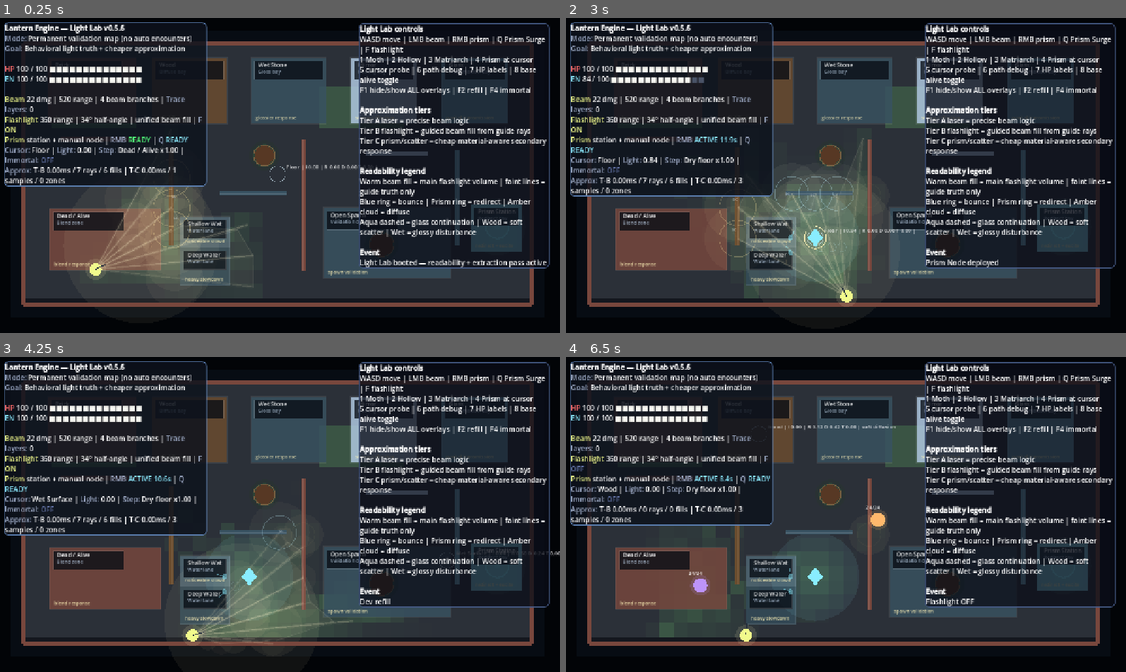
Above: before the commit, frames 1-4 (two rows, left to right).
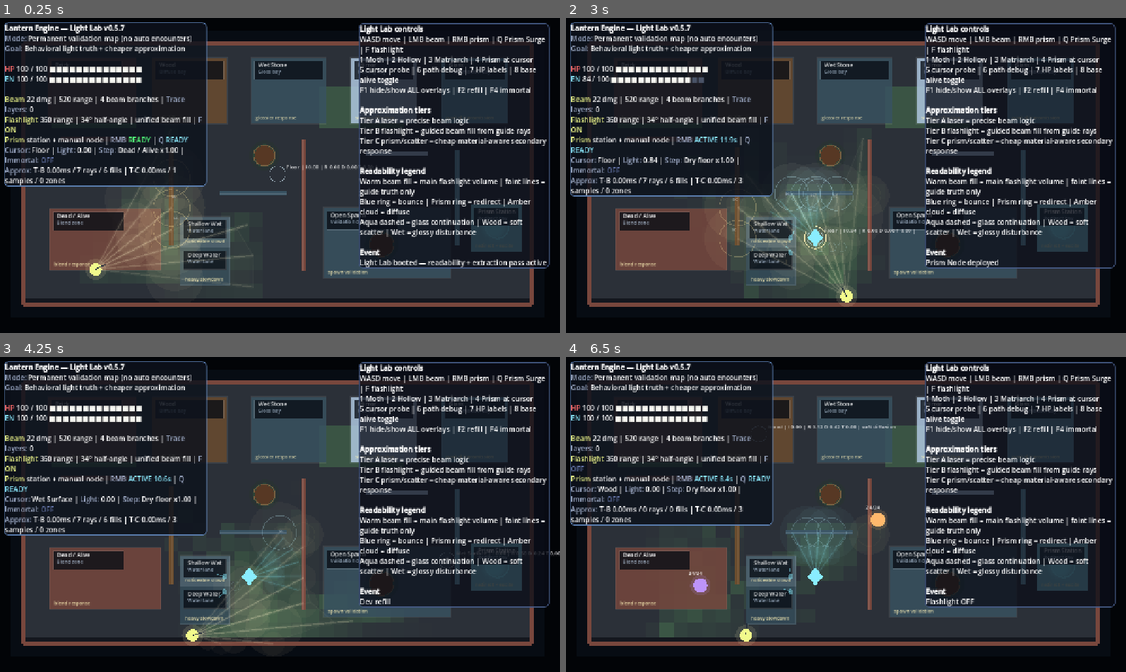
Above: after the commit, the same moments.

Repository: Nopppa/lantern-engine
Game: Godot game, scene res://scenes/main.tscn
Same seed, same stepped clock (60 frames per second), same inputs: the game is played once before the commit and once after it.
Inputs (mouse positions are in pixels of both pictures, inside the frame that each line leads up to):
- Up to frame 1 (0.25 s): no input
- Up to frame 2 (3 s): tap Enter (ui_accept) at 0.5, 0.77, 1.52, 2 s; move the mouse to (969, 159) at 0.52 s; hold D (move_right) 0.53-1.28 s; click (969, 159) at 0.6 s; move the mouse to (728, 191) at 1.27 s; hold S (move_down) 1.28-2.03 s; tap Q (cast_prism_surge) at 1.35 s; move the mouse to (902, 103) at 2.02 s; hold D (move_right) 2.03-2.78 s; tap E (interact) at 2.1 s; move the mouse to (818, 238) at 2.77 s; hold R (grant_upgrade) from 2.78 s (still down); right-click (818, 238) at 2.85 s
- Up to frame 3 (4.25 s): tap Enter (ui_accept) at 3.02, 3.77 s; move the mouse to (448, 561) at 3.52 s; release R (grant_upgrade) at 3.53 s; hold A (move_left) from 3.53 s (still down); tap Q (quick_refill) at 3.6 s
- Up to frame 4 (6.5 s): move the mouse to (672, 464) at 4.27 s; tap 2 (spawn_hollow) at 4.35 s; tap Enter (ui_accept) at 4.52, 6.02 s; move the mouse to (874, 514) at 5.02 s; release A (move_left) at 5.03 s; hold S (move_down) 5.03-5.78 s; tap 1 (spawn_moth) at 5.1 s; move the mouse to (756, 432) at 5.77 s; hold D (move_right) from 5.78 s (still down); tap F (toggle_flashlight) at 5.85 s

The runs differ from the first frame. In frame 1, less than 0.1% of the frame differs, in the area x 21-30%, y 2-60%; in frame 2, 0.5%; in frame 3, 0.5%; in frame 4, 1.4%, in the area x 21-51%, y 2-81%.

Commit message:
v0.5.7: fix flashlight fan, remove beam orb, unify prism light with traced rules
- Removed large lit zone orb at flashlight base (was radius 176 zone at player_pos + facing * 116)
- Reduced flashlight fill polygon alpha from 0.06 to 0.024 so overlapping fan triangle slices no longer accumulate into visible brighter fan ribs; beam now reads as one unified volume
- Generalized FlashlightVisuals._build_source_trace() so prism sources now use the exact same traced/bounced/material-aware light path logic as the flashlight instead of only cheap radial secondary approximation
- Added prism_visual_segments/zones/fills arrays to Light Lab scene, refreshed on Tier C cadence for both manual prism node and fixed prism stations
- Updated _is_in_prism_light and _light_intensity_at to query traced prism segments/zones instead of simple distance checks
- Updated _build_lit_zones to use traced prism data instead of fixed radial zones
- Added _draw_prism_trace() for rendering prism fills/segments/zones with the same visual language as flashlight
- Applied same fill alpha reduction to run_scene.gd flashlight fills

Diff:
--- a/scripts/gameplay/flashlight_visuals.gd
+++ b/scripts/gameplay/flashlight_visuals.gd
@@ -9,9 +9,40 @@
 static func build_visual_trace(lab) -> Dictionary:
 	if not lab.flashlight_on:
 		return {"segments": [], "zones": [], "debug_points": [], "fills": [], "perf": {}}
-	var config := LightApproximation.config_for_source("flashlight")
-	var ray_count: int = int(config.get("guide_rays", 9))
-	var previous_frontier: Dictionary = lab.approx_flashlight_frontier
+	return _build_source_trace(lab, {
+		"source_type": "flashlight",
+		"origin": lab.player_pos,
+		"direction": lab.facing,
+		"range": lab.flashlight_range,
+		"half_angle_deg": lab.flashlight_half_angle,
+		"guide_rays": int(LightApproximation.config_for_source("flashlight").get("guide_rays", 9)),
+		"center_intensity": 0.96,
+		"edge_intensity": 0.42,
+		"use_frontier_smoothing": true,
+		"previous_frontier": lab.approx_flashlight_frontier,
+		"source_anchor": lab.player_pos
+	})
+
+static func build_prism_visual_trace(lab, source_origin: Vector2, source_direction: Vector2, previous_frontier: Dictionary = {}) -> Dictionary:
+	return _build_source_trace(lab, {
+		"source_type": "prism",
+		"origin": source_origin,
+		"direction": source_direction,
+		"range": 118.0,
+		"half_angle_deg": 32.0,
+		"guide_rays": 5,
+		"center_intensity": 0.78,
+		"edge_intensity": 0.54,
+		"use_frontier_smoothing": false,
+		"previous_frontier": previous_frontier,
+		"source_anchor": source_origin
+	})
+
+static func _build_source_trace(lab, options: Dictionary) -> Dictionary:
+	var source_type := String(options.get("source_type", "flashlight"))
+	var config := LightApproximation.config_for_source(source_type)
+	var ray_count: int = int(options.get("guide_rays", int(config.get("guide_rays", 9))))
+	var previous_frontier: Dictionary = options.get("previous_frontier", {})
 	var max_bounces: int = 1
 	var segments: Array = []
 	var zones: Array = []
@@ -19,16 +50,20 @@
 	var debug_points: Array = []
 	var primary_frontier: Array = []
 	var trace_count := 0
-	var base_angle: float = lab.facing.angle()
-	var cone_angle: float = deg_to_rad(lab.flashlight_half_angle)
+	var base_angle: float = Vector2(options.get("direction", Vector2.RIGHT)).angle()
+	var cone_angle: float = deg_to_rad(float(options.get("half_angle_deg", 32.0)))
+	var trace_origin: Vector2 = Vector2(options.get("origin", lab.player_pos))
+	var source_anchor: Vector2 = Vector2(options.get("source_anchor", trace_origin))
+	var center_intensity: float = float(options.get("center_intensity", 0.96))
+	var edge_intensity: float = float(options.get("edge_intensity", 0.42))
 	for i in range(ray_count):
-		var t: float = 0.0 if ray_count <= 1 else float(i) / float(ray_count - 1)
+		var t: float = 0.5 if ray_count <= 1 else float(i) / float(ray_count - 1)
 		var angle: float = lerpf(base_angle - cone_angle, base_angle + cone_angle, t)
 		var edge_ratio: float = absf(t * 2.0 - 1.0)
-		var origin: Vector2 = lab.player_pos
+		var origin: Vector2 = trace_origin
 		var direction: Vector2 = Vector2.RIGHT.rotated(angle)
-		var intensity: float = lerpf(0.42, 0.96, pow(1.0 - edge_ratio, 1.18))
-		var remaining: float = lab.flashlight_range
+		var intensity: float = lerpf(edge_intensity, center_intensity, pow(1.0 - edge_ratio, 1.18))
+		var remaining: float = float(options.get("range", lab.flashlight_range))
 		var bounce_index: int = 0
 		var frontier_point: Vector2 = origin + direction * min(remaining, 48.0)
 		while remaining > 14.0 and intensity > 0.055 and bounce_index <= max_bounces:
@@ -43,7 +78,8 @@
 					"kind": "primary",
 					"material_id": "open",
 					"bounce_index": bounce_index,
-					"sample": t
+					"sample": t,
+					"source_type": source_type
 				})
 				frontier_point = end_point
 				if _crosses_material_patch(lab, origin, end_point, "wood"):
@@ -53,7 +89,8 @@
 						"radius": 34.0 + 28.0 * intensity,
 						"strength": 0.08 + intensity * 0.10,
 						"material_id": "wood",
-						"kind": "wood_floor_glow"
+						"kind": "wood_floor_glow",
+						"source_type": source_type
 					})
 				break
 			var hit_point: Vector2 = hit["point"]
@@ -66,13 +103,15 @@
 				"kind": "primary",
 				"material_id": String(hit.get("material_id", "brick")),
 				"bounce_index": bounce_index,
-				"sample": t
+				"sample": t,
+				"source_type": source_type
 			})
 			debug_points.append({
 				"point": hit_point,
 				"material_id": String(hit.get("material_id", "brick")),
 				"intensity": intensity,
-				"bounce_index": bounce_index
+				"bounce_index": bounce_index,
+				"source_type": source_type
 			})
 			remaining -= travel
 			if remaining <= 10.0:
@@ -84,17 +123,19 @@
 					"radius": 18.0 + 16.0 * intensity,
 					"strength": 0.04 + intensity * 0.07,
 					"material_id": material_id,
-					"kind": "block"
+					"kind": "block",
+					"source_type": source_type
 				})
 				break
-			var response: Dictionary = LightResponseModel.response(material_id, "flashlight", intensity, direction, Vector2(hit["normal"]))
+			var response: Dictionary = LightResponseModel.response(material_id, source_type, intensity, direction, Vector2(hit["normal"]))
 			if float(response["diffusion"]) * intensity > 0.03:
 				zones.append({
 					"pos": hit_point,
 					"radius": float(response["diffuse_radius"]),
 					"strength": float(response["diffusion"]) * intensity,
 					"material_id": material_id,
-					"kind": "diffuse"
+					"kind": "diffuse",
+					"source_type": source_type
 				})
 			if material_id == "wood":
 				var scatter_dir: Vector2 = Vector2(response["reflect_dir"]).lerp(direction, 0.68).normalized()
@@ -107,7 +148,8 @@
 						"kind": "scatter",
 						"material_id": material_id,
 						"bounce_index": bounce_index + 1,
-						"sample": t
+						"sample": t,
+						"source_type": source_type
 					})
 			elif material_id == "wet":
 				var wet_segment := LightSurfaceResolver._clip_secondary_branch(lab, hit_point, Vector2(response["reflect_dir"]), remaining * 0.20, material_id, false)
@@ -119,7 +161,8 @@
 						"kind": "disturb",
 						"material_id": material_id,
 						"bounce_index": bounce_index + 1,
-						"sample": t
+						"sample": t,
+						"source_type": source_type
 					})
 			elif material_id == "mirror":
 				var mirror_segment := LightSurfaceResolver._clip_secondary_branch(lab, hit_point, Vector2(response["reflect_dir"]), remaining * 0.26, material_id, false)
@@ -131,7 +174,8 @@
 						"kind": "reflect",
 						"material_id": material_id,
 						"bounce_index": bounce_index + 1,
-						"sample": t
+						"sample": t,
+						"source_type": source_type
 					})
 			var continued: bool = false
 			if float(response["transmission"]) * intensity > float(response["branch_min"]):
@@ -145,7 +189,8 @@
 						"material_id": material_id,
 						"bounce_index": bounce_index,
 						"sample": t,
-						"blocked": transmit_segment.get("blocked", false)
+						"blocked": transmit_segment.get("blocked", false),
+						"source_type": source_type
 					})
 				direction = Vector2(response["transmit_dir"]).normalized()
 				origin = hit_point + direction * lab.BEAM_OFFSET
@@ -162,8 +207,9 @@
 			if not continued:
 				break
 		primary_frontier.append(frontier_point)
-	primary_frontier = LightStability.smooth_frontier(lab.player_pos, primary_frontier, previous_frontier, float(config.get("envelope_smoothing", 0.35)))
-	fills = _build_beam_fills(lab.player_pos, primary_frontier, config)
+	if bool(options.get("use_frontier_smoothing", true)):
+		primary_frontier = LightStability.smooth_frontier(source_anchor, primary_frontier, previous_frontier, float(config.get("envelope_smoothing", 0.35)))
+	fills = _build_beam_fills(source_anchor, primary_frontier, config)
 	var new_frontier: Dictionary = {}
 	for i in range(primary_frontier.size()):
 		new_frontier[LightStability.stable_frontier_key(Vector2(primary_frontier[i]), i)] = primary_frontier[i]
--- a/scripts/light_lab_scene.gd
+++ b/scripts/light_lab_scene.gd
@@ -11,7 +11,7 @@
 const FlashlightVisuals = preload("res://scripts/gameplay/flashlight_visuals.gd")
 const LightApproximation = preload("res://scripts/gameplay/light_approximation.gd")
 
-const LAB_LABEL := "Light Lab v0.5.6"
+const LAB_LABEL := "Light Lab v0.5.7"
 const CELL_SIZE := 32.0
 const PROBE_RADIUS := 18.0
 
@@ -27,10 +27,15 @@
 var flashlight_visual_zones: Array = []
 var flashlight_visual_debug_points: Array = []
 var flashlight_visual_fills: Array = []
+var prism_visual_segments: Array = []
+var prism_visual_zones: Array = []
+var prism_visual_debug_points: Array = []
+var prism_visual_fills: Array = []
 var dead_alive_cells: Array = []
 var approx_refresh_timer := 999.0
 var approx_state := {}
 var approx_flashlight_frontier := {}
+var approx_prism_frontiers := {}
 var approx_secondary_sample_order := {}
 var perf_snapshot := {
 	"secondary": {},
@@ -80,6 +85,7 @@
 		tree_trunks.append(trunk.duplicate(true))
 	approx_state = {}
 	approx_flashlight_frontier = {}
+	approx_prism_frontiers = {}
 	approx_secondary_sample_order = {}
 	approx_refresh_timer = 999.0
 
@@ -155,6 +161,25 @@
 		secondary_debug_points = secondary.get("debug_points", [])
 		perf_snapshot["secondary"] = secondary.get("perf", {})
 		perf_snapshot["tier_c_ms"] = (Time.get_ticks_usec() - t0) / 1000.0
+		prism_visual_segments = []
+		prism_visual_zones = []
+		prism_visual_debug_points = []
+		prism_visual_fills = []
+		if prism_node:
+			var prism_vis := FlashlightVisuals.build_prism_visual_trace(self, prism_node.position, facing, approx_prism_frontiers.get("manual", {}))
+			prism_visual_segments.append_array(prism_vis.get("segments", []))
+			prism_visual_zones.append_array(prism_vis.get("zones", []))
+			prism_visual_debug_points.append_array(prism_vis.get("debug_points", []))
+			prism_visual_fills.append_array(prism_vis.get("fills", []))
+			approx_prism_frontiers["manual"] = prism_vis.get("frontier", {})
+		for prism_station: Dictionary in prism_stations:
+			var station_key := "station_%d_%d" % [int(prism_station["pos"].x), int(prism_station["pos"].y)]
+			var station_vis := FlashlightVisuals.build_prism_visual_trace(self, prism_station["pos"], Vector2.LEFT, approx_prism_frontiers.get(station_key, {}))
+			prism_visual_segments.append_array(station_vis.get("segments", []))
+			prism_visual_zones.append_array(station_vis.get("zones", []))
+			prism_visual_debug_points.append_array(station_vis.get("debug_points", []))
+			prism_visual_fills.append_array(station_vis.get("fills", []))
+			approx_prism_frontiers[station_key] = station_vis.get("frontier", {})
 	if tier_b_due:
 		var t1 := Time.get_ticks_usec()
 		var flashlight_visuals := FlashlightVisuals.build_visual_trace(self)
@@ -214,6 +239,10 @@
 	flashlight_visual_zones.clear()
 	flashlight_visual_debug_points.clear()
 	flashlight_visual_fills.clear()
+	prism_visual_segments.clear()
+	prism_visual_zones.clear()
+	prism_visual_debug_points.clear()
+	prism_visual_fills.clear()
 	player_hp = player_max_hp
 	energy = max_energy
 	player_pos = Vector2(228, 576)
@@ -228,6 +257,7 @@
 	_build_light_lab()
 	approx_state = {}
 	approx_flashlight_frontier = {}
+	approx_prism_frontiers = {}
 	approx_secondary_sample_order = {}
 	approx_refresh_timer = 999.0
 	last_event = "Light Lab reset"
@@ -328,6 +358,10 @@
 		intensity = max(intensity, _segment_intensity(segment["a"], segment["b"], pos, 32.0 if String(segment.get("kind", "primary")) == "primary" else 26.0, float(segment["intensity"]) * (0.9 if String(segment.get("kind", "primary")) == "primary" else 0.7)))
 	for zone: Dictionary in flashlight_visual_zones:
 		intensity = max(intensity, _radial_intensity(zone["pos"], pos, zone["radius"], float(zone["strength"])))
+	for segment: Dictionary in prism_visual_segments:
+		intensity = max(intensity, _segment_intensity(segment["a"], segment["b"], pos, 28.0 if String(segment.get("kind", "primary")) == "primary" else 24.0, float(segment["intensity"]) * (0.85 if String(segment.get("kind", "primary")) == "primary" else 0.65)))
+	for zone: Dictionary in prism_visual_zones:
+		intensity = max(intensity, _radial_intensity(zone["pos"], pos, zone["radius"], float(zone["strength"])))
 	for segment: Dictionary in beam_segments:
 		intensity = max(intensity, _segment_intensity(segment["a"], segment["b"], pos, 42.0, float(segment["intensity"])))
 	for diffuse: Dictionary in diffuse_zones:
@@ -336,20 +370,17 @@
 		intensity = max(intensity, _segment_intensity(segment["a"], segment["b"], pos, 38.0, float(segment["intensity"])))
 	for zone: Dictionary in secondary_light_zones:
 		intensity = max(intensity, _radial_intensity(zone["pos"], pos, zone["radius"], zone["strength"]))
-	for prism_station: Dictionary in prism_stations:
-		intensity = max(intensity, _radial_intensity(prism_station["pos"], pos, 64.0, 0.42))
-	if prism_node:
-		intensity = max(intensity, _radial_intensity(prism_node.position, pos, 100.0, 0.66))
 	return clampf(intensity, 0.0, 1.0)
 
 func _is_in_flashlight_cone(pos: Vector2) -> bool:
 	return _light_intensity_at(pos) > 0.12 and flashlight_on
 
 func _is_in_prism_light(pos: Vector2) -> bool:
-	if prism_node and prism_node.position.distance_to(pos) <= 100.0:
-		return true
-	for prism_station: Dictionary in prism_stations:
-		if prism_station["pos"].distance_to(pos) <= 64.0:
+	for segment: Dictionary in prism_visual_segments:
+		if _segment_intensity(segment["a"], segment["b"], pos, 28.0, float(segment["intensity"])) > 0.12:
+			return true
+	for zone: Dictionary in prism_visual_zones:
+		if _radial_intensity(zone["pos"], pos, zone["radius"], float(zone["strength"])) > 0.12:
 			return true
 	return false
 
@@ -371,8 +402,6 @@
 
 func _build_lit_zones() -> Array:
 	var zones: Array = []
-	if flashlight_on:
-		zones.append({"pos": player_pos + facing * 116.0, "radius": 176.0, "color": Color(1.0, 0.95, 0.72, 0.06), "layer": 0})
 	for segment: Dictionary in flashlight_visual_segments:
 		zones.append({"pos": Vector2(segment["a"]).lerp(Vector2(segment["b"]), 0.5), "radius": max(Vector2(segment["a"]).distance_to(Vector2(segment["b"])) * 0.18, 24.0), "color": Color(1.0, 0.92, 0.72, 0.028 + 0.035 * float(segment["intensity"])), "layer": 0})
 	for zone: Dictionary in flashlight_visual_zones:
@@ -388,10 +417,10 @@
 	for zone: Dictionary in secondary_light_zones:
 		var zone_color: Color = _secondary_zone_color(zone)
 		zones.append({"pos": zone["pos"], "radius": zone["radius"], "color": Color(zone_color.r, zone_color.g, zone_color.b, 0.038 * float(zone["strength"]) + 0.02), "layer": int(zone.get("layer", 1))})
-	if prism_node:
-		zones.append({"pos": prism_node.position, "radius": 100.0, "color": Color(PRISM_COLOR.r, PRISM_COLOR.g, PRISM_COLOR.b, 0.08), "layer": 0})
-	for prism_station: Dictionary in prism_stations:
-		zones.append({"pos": prism_station["pos"], "radius": 64.0, "color": Color(PRISM_COLOR.r, PRISM_COLOR.g, PRISM_COLOR.b, 0.06), "layer": 0})
+	for segment: Dictionary in prism_visual_segments:
+		zones.append({"pos": Vector2(segment["a"]).lerp(Vector2(segment["b"]), 0.5), "radius": max(Vector2(segment["a"]).distance_to(Vector2(segment["b"])) * 0.16, 22.0), "color": Color(PRISM_COLOR.r, PRISM_COLOR.g, PRISM_COLOR.b, 0.024 + 0.028 * float(segment["intensity"])), "layer": 0})
+	for zone: Dictionary in prism_visual_zones:
+		zones.append({"pos": zone["pos"], "radius": zone["radius"], "color": Color(PRISM_COLOR.r, PRISM_COLOR.g, PRISM_COLOR.b, 0.020 + 0.026 * float(zone["strength"])), "layer": 0})
 	return zones
 
 func _update_ui() -> void:
@@ -495,6 +524,7 @@
 	for patch: Dictionary in surface_patches:
 		_draw_sign_patch(patch)
 	_draw_flashlight_trace()
+	_draw_prism_trace()
 	_draw_primary_beam_segments()
 	_draw_secondary_overlays()
 	if beam_debug_enabled and not ui_overlays_hidden:
@@ -525,8 +555,8 @@
 	for fill: Dictionary in flashlight_visual_fills:
 		var points: PackedVector2Array = fill["points"]
 		var strength: float = float(fill.get("strength", 1.0))
-		draw_colored_polygon(points, Color(1.0, 0.94, 0.72, 0.060 * strength))
-		draw_polyline(points, Color(1.0, 0.98, 0.84, 0.11 * strength), 1.2, true)
+		draw_colored_polygon(points, Color(1.0, 0.94, 0.72, 0.024 * strength))
+		draw_polyline(points, Color(1.0, 0.98, 0.84, 0.048 * strength), 1.2, true)
 	for zone: Dictionary in flashlight_visual_zones:
 		var kind := String(zone.get("kind", "diffuse"))
 		var zone_color := Color(1.0, 0.90, 0.62, 0.08 * float(zone["strength"]))
@@ -581,6 +611,56 @@
 			var label := "FX" if kind == "reflect" else ("TX" if kind == "transmit" else "SC")
 			draw_string(ThemeDB.fallback_font, a.lerp(b, 0.5) + Vector2(-8, -8), label, HORIZONTAL_ALIGNMENT_LEFT, 28.0, 9, Color(1, 1, 1, 0.65))
 
+func _draw_prism_trace() -> void:
+	for fill: Dictionary in prism_visual_fills:
+		var points: PackedVector2Array = fill["points"]
+		var strength: float = float(fill.get("strength", 1.0))
+		draw_colored_polygon(points, Color(PRISM_COLOR.r, PRISM_COLOR.g, PRISM_COLOR.b, 0.020 * strength))
+		draw_polyline(points, Color(PRISM_COLOR.r, PRISM_COLOR.g, PRISM_COLOR.b, 0.042 * strength), 1.2, true)
+	for zone: Dictionary in prism_visual_zones:
+		var kind := String(zone.get("kind", "diffuse"))
+		var zone_color := Color(PRISM_COLOR.r, PRISM_COLOR.g, PRISM_COLOR.b, 0.06 * float(zone["strength"]))
+		if String(zone.get("material_id", "")) == "glass":
+			zone_color = Color(0.68, 0.94, 1.0, 0.05 * float(zone["strength"]))
+		elif String(zone.get("material_id", "")) == "wet":
+			zone_color = Color(0.72, 0.93, 1.0, 0.06 * float(zone["strength"]))
+		draw_circle(zone["pos"], zone["radius"], zone_color)
+		if kind != "block":
+			draw_arc(zone["pos"], float(zone["radius"]) * 0.56, 0.0, TAU, 20, Color(zone_color.r, zone_color.g, zone_color.b, 0.18 + 0.14 * float(zone["strength"])), 1.6)
+	for segment: Dictionary in prism_visual_segments:
+		var a: Vector2 = segment["a"]
+		var b: Vector2 = segment["b"]
+		var intensity: float = float(segment["intensity"])
+		var kind := String(segment.get("kind", "primary"))
+		var material_id := String(segment.get("material_id", "open"))
+		var tint := Color(PRISM_COLOR.r, PRISM_COLOR.g, PRISM_COLOR.b, 1.0)
+		var width := 3.6
+		if kind == "transmit":
+			tint = Color(0.66, 0.94, 1.0, 1.0)
+			width = 2.8
+		elif kind == "reflect":
+			tint = Color(PRISM_COLOR.r * 1.05, PRISM_COLOR.g * 0.96, PRISM_COLOR.b, 1.0)
+			width = 3.2
+		elif kind == "scatter":
+			tint = Color(0.72, 0.88, 1.0, 1.0)
+			width = 2.4
+		elif kind == "disturb":
+			tint = Color(0.74, 0.94, 1.0, 1.0)
+			width = 2.2
+		var is_primary := kind == "primary"
+		draw_line(a, b, Color(tint.r, tint.g, tint.b, (0.028 if is_primary else 0.06) * intensity), 9.0 if is_primary else 10.0)
+		draw_line(a, b, Color(tint.r, tint.g, tint.b, (0.07 if is_primary else 0.16) * intensity), 4.8 if is_primary else 6.0)
+		draw_line(a, b, Color(tint.r, tint.g, tint.b, (0.20 if is_primary else 0.50) * intensity), 2.0 if is_primary else width)
+		if kind == "transmit":
+			var distance: float = a.distance_to(b)
+			var steps: int = max(2, int(distance / 24.0))
+			for i in range(steps):
+				if i % 2 == 0:
+					continue
+				var da: Vector2 = a.lerp(b, float(i) / float(steps))
+				var db: Vector2 = a.lerp(b, min(1.0, float(i) / float(steps) + 0.08))
+				draw_line(da, db, Color(1.0, 1.0, 1.0, 0.32 * intensity), 1.3)
+
 func _draw_sign_patch(patch: Dictionary) -> void:
 	var rect: Rect2 = patch["rect"]
 	var sign_rect := Rect2(rect.position + Vector2(8, 8), Vector2(min(rect.size.x - 16.0, 160.0), 42.0))
--- a/scripts/run_scene.gd
+++ b/scripts/run_scene.gd
@@ -592,8 +592,8 @@
 		draw_line(prism_node.position, prism_node.position + prism_preview_dir * 46.0, Color(PRISM_COLOR.r, PRISM_COLOR.g, PRISM_COLOR.b, 0.4), 2.0)
 	if flashlight_on:
 		for tri: PackedVector2Array in flashlight_visual_fill:
-			draw_colored_polygon(tri, Color(1.0, 0.96, 0.72, 0.10))
-			draw_polyline(tri, Color(1.0, 0.98, 0.84, 0.08), 1.2, true)
+			draw_colored_polygon(tri, Color(1.0, 0.96, 0.72, 0.024))
+			draw_polyline(tri, Color(1.0, 0.98, 0.84, 0.048), 1.2, true)
 		for trace: Dictionary in flashlight_visual_traces:
 			for segment: Array in trace.get("segments", []):
 				var a: Vector2 = segment[0]
